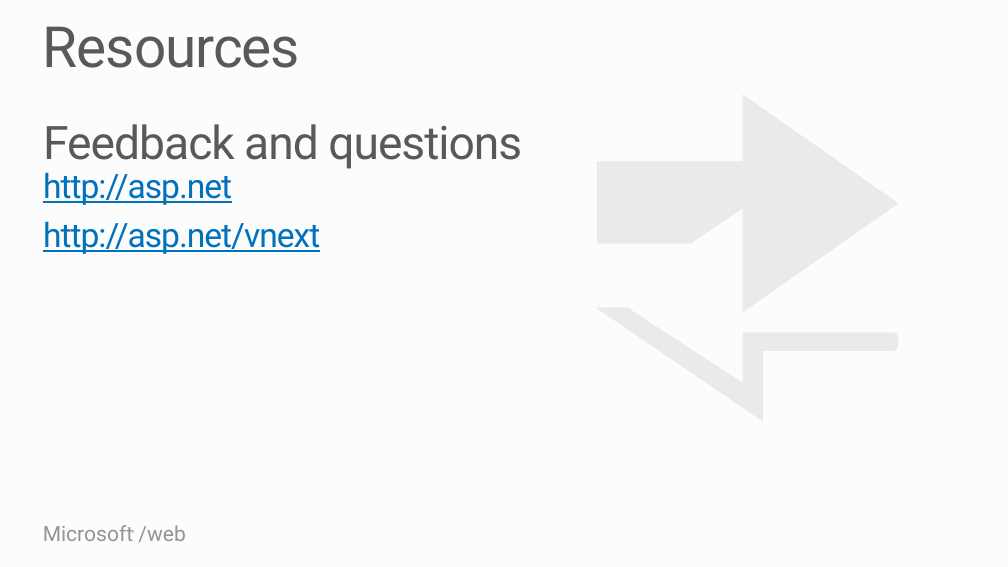
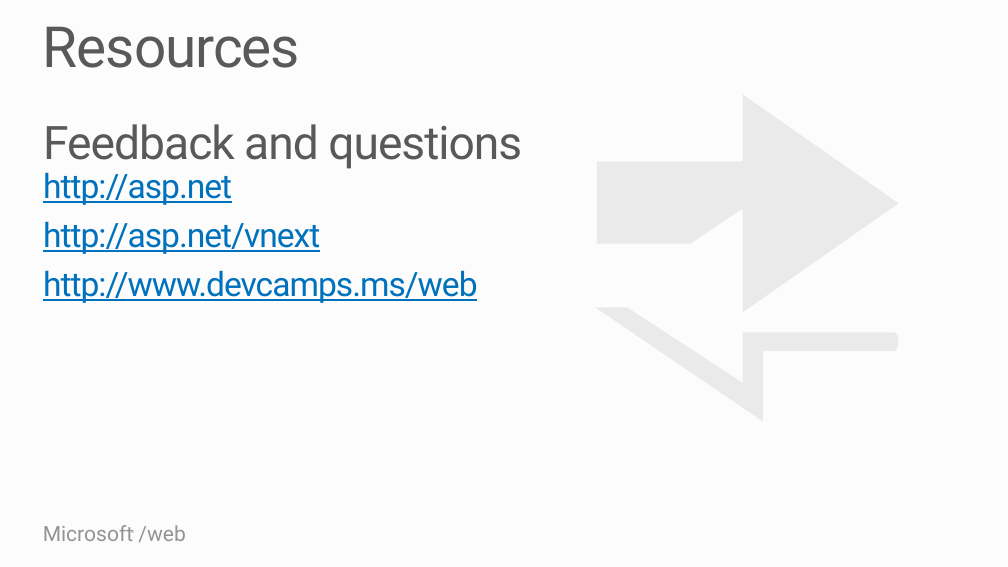
Before and after one commit to Microsoft-Web/PRESENTATION-Keynote, a slide deck: slide 12 of WebCampsKeynote.pptx. Drawn at 1008x567 pixels with LibreOffice and Linux fonts; fonts in the diff are those of the drawing. Boxes give left, top, right and bottom in pixels: in the first picture for what was removed or moved away, otherwise in the second. Text is boxed around its words. In the diff, an @@ line names an element or a change of style, - is before the commit and + after.

```diff
--- a/WebCampsKeynote.pptx
+++ b/WebCampsKeynote.pptx
@@ text at (43,270,477,303): paragraph added @@
+http://www.devcamps.ms/web
```
Also in this commit, not shown: 4 other slides changed, 1 other file.
